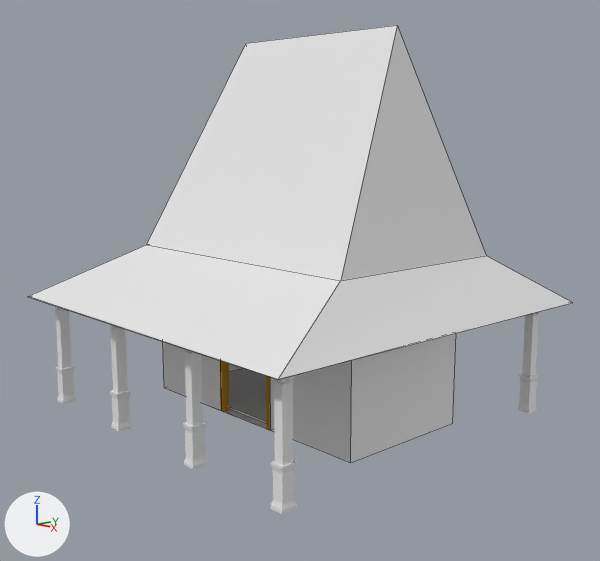
The Blender file Rumah-Adat-Joglo.blend as it was, and as the next commit left it.
Camera for both pictures: a 50 mm lens placed at (10.67, -9.8, 4.91), pointed at (0.24, -0.2, 2.34). Every picture has the same lights, and +X, +Y and +Z are marked at lower left. Mesh edges are drawn as thin lines on the coarser meshes.

Names of what the first picture shows: 'Atap', 'Bangunan', 'Tiang1', 'Tiang2', 'Tiang3', 'Tiang4', 'Tiang5'.
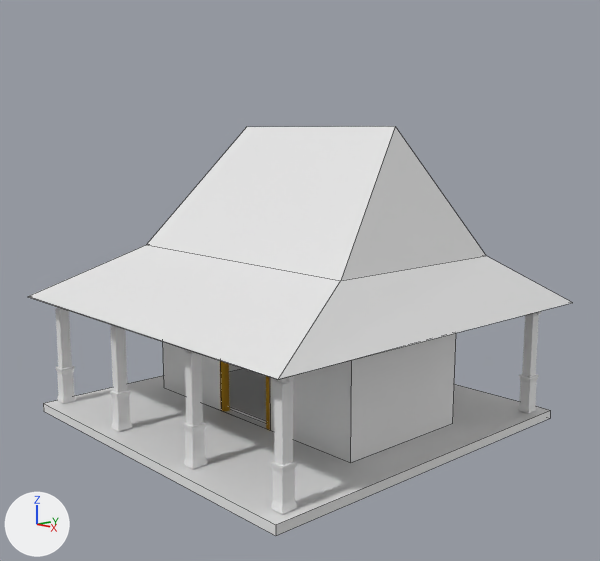
Commit message: Modeling Rumah Adat Joglo Done

Where the change shows, as pixel boxes (x1, y1, x2, y2) in the pictures (600 x 561 px; the box of a moved part takes in the faces that stretch with it):
'Atap', reshaped (28% shorter)
    before: (30, 25, 572, 379)
    after: (30, 126, 572, 379)
'Plane', added
    after: (43, 375, 550, 536)
part 1 of me_plane, moved or reshaped
    before: (146, 25, 486, 280)
    after: (147, 126, 486, 280)

The edits, one by one:
me_plane has 14 vertices, 9 faces, 1 loose edge and spans x -3.14..2.99, y -2.16..1.69, z -0.16..3.79.
me_plane is used by ob_atap; location (0.13, 0.21, 2.15); scale (1.14, 1.71, 1.14).
Before the commit, vertices of me_plane: 4 (-1.58, 0.0, 3.79) at pixel (245, 43), 5 (-1.58, 0.0, 3.79) at pixel (245, 43), 6 (1.62, 0.0, 3.79) at pixel (397, 25), 7 (1.62, 0.0, 3.79) at pixel (397, 25).
Part 1, on me_plane:
Vertices 4 to 7 of me_plane move by (0.0, 0.0, -1.32).
Mesh me_plane_002 is new.
It is a box spanning x -1.0..1.0, y -1.0..1.0, z -0.07..0.0.
Object 'Plane' (ob_plane) is new; it shows me_plane_002.
Its location is (0.02, -0.16, 0.0).
Its scale is (3.24, 3.24, 2.11).
